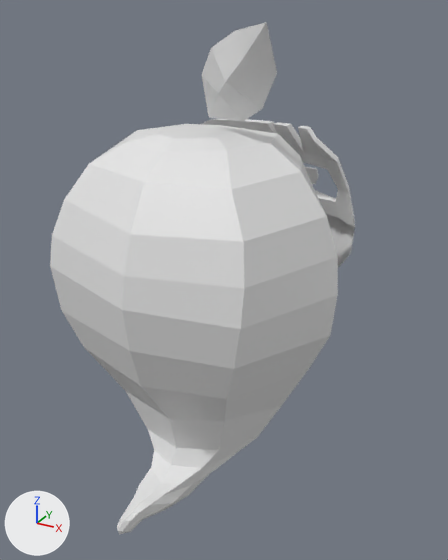
The FBX model Assets/Project/ScriptableObjects+Prefabs/Units/Meshes/playeru.fbx: old version first, new version second.
The view is the same before and after, from a 50 mm lens placed at (2.16, -3.58, 1.74), pointed at (0.12, 0.13, -0.11). Every picture has the same lights, and +X, +Y and +Z are marked at lower left. Where no turn or scale is listed for an object, it has been applied to the vertices.
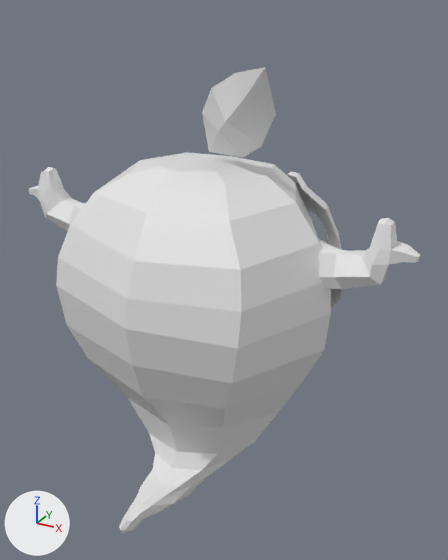
What the commit changed:
Mesh me_cube_002 is new.
It has 63 vertices, 57 faces and spans x -5.74..-3.0, y -4.36..-2.24, z -7.12..-3.05.
Mesh me_cube_003 is new.
It has 63 vertices, 57 faces and spans x -1.476..-0.77, y 0.276..0.539, z 0.377..0.88.
Object 'Sphere' (ob_sphere) moves from (0.069, -0.416, -1.71) to (0.069, -0.588, -2.021).
Object 'Cube' (ob_cube) is rescaled from (1.0, 1.0, 1.0) to (0.968, 0.968, 0.922).
Object 'Cube.001' (ob_cube_001) moves from (0.069, -0.416, -1.71) to (0.069, -0.416, -1.942).
Object 'Cube.002' (ob_cube_002) is new; it shows me_cube_002.
Its location is (0.057, -0.416, -0.28).
Its scale is (-0.257, -0.124, -0.124).
Object 'Cube.003' (ob_cube_003) is new; it shows me_cube_003.
Its location is (-0.104, -0.416, -0.28).

What differs and where, as boxes (x1, y1, x2, y2) in the pictures (448 x 560 px):
'Cube', rescaled (7% shorter)
    before: (50, 124, 338, 534)
    after: (56, 153, 331, 533)
'Cube.001', moved
    before: (202, 22, 277, 121)
    after: (202, 67, 276, 158)
'Sphere', moved
    before: (202, 119, 355, 267)
    after: (280, 169, 342, 308)
'Cube.002', added
    after: (318, 218, 421, 290)
'Cube.003', added
    after: (29, 167, 86, 231)
